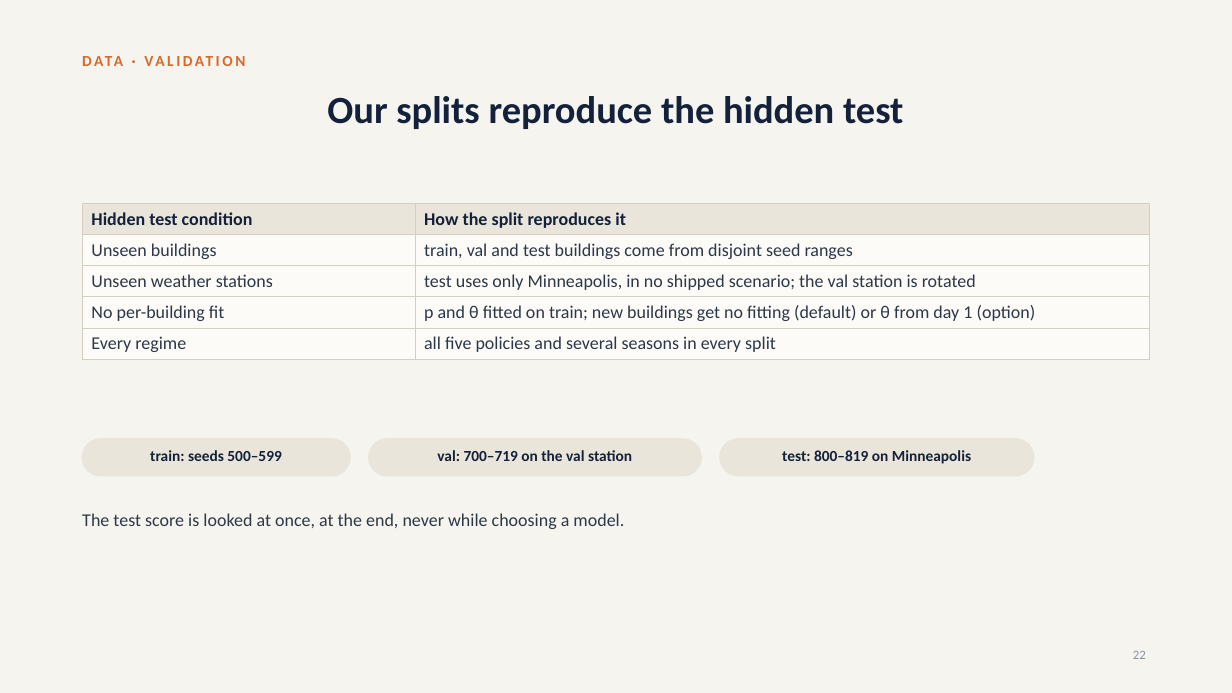
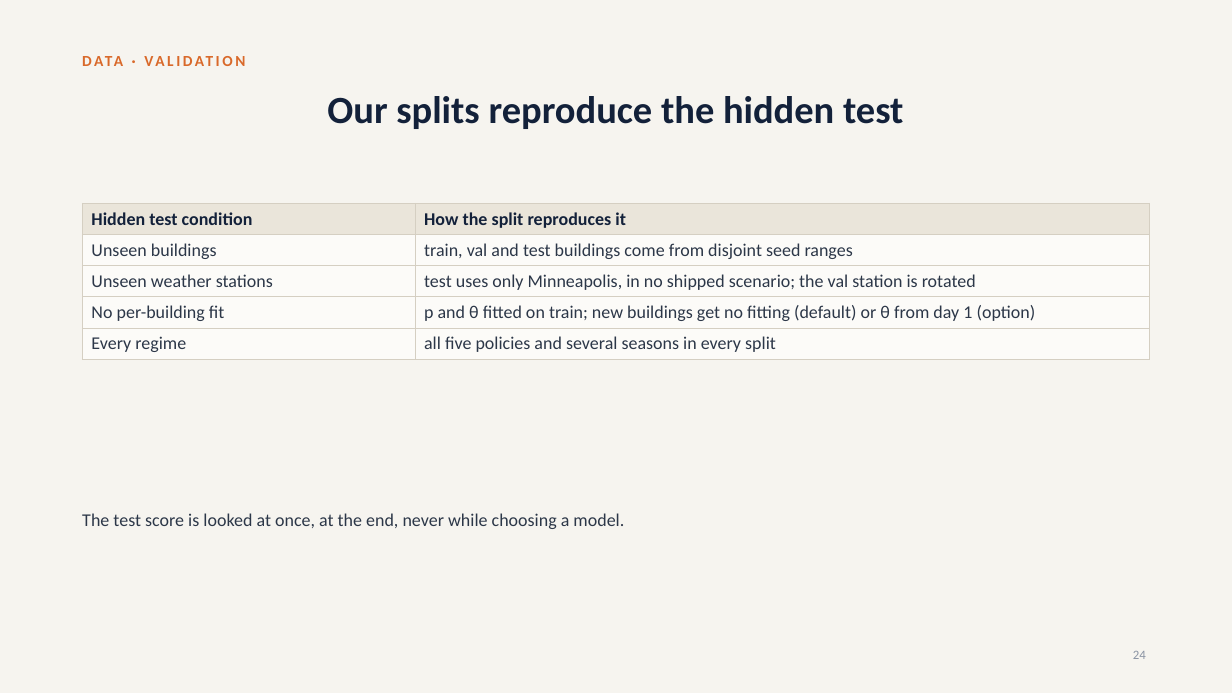
Before and after one commit to srivathsanb14/working-code, a slide deck: slide 24 of docs/One_Controller_for_Every_Building.pptx (slide 22 before the commit). Drawn at 1232x693 pixels with LibreOffice and Linux fonts; fonts in the diff are those of the drawing. Boxes give left, top, right and bottom in pixels: in the first picture for what was removed or moved away, otherwise in the second. Text is boxed around its words. In the diff, an @@ line names an element or a change of style, - is before the commit and + after.

```diff
--- a/docs/One_Controller_for_Every_Building.pptx
+++ b/docs/One_Controller_for_Every_Building.pptx
@@ rounded rectangle removed at <box>82,439,350,476</box> @@
@@ rounded rectangle removed at <box>369,439,701,476</box> @@
@@ rounded rectangle removed at <box>720,439,1034,476</box> @@
@@ text removed at <box>150,450,281,461</box> @@
-train: seeds 500–599
@@ text removed at <box>437,450,632,461</box> @@
-val: 700–719 on the val station
@@ text removed at <box>782,450,971,464</box> @@
-test: 800–819 on Minneapolis
@@ page number at <box>1133,651,1146,659</box>: text changed @@
-22
+24
```
Also in this commit, not shown: 1 other slide changed, 4 slides added, 2 slides removed.
